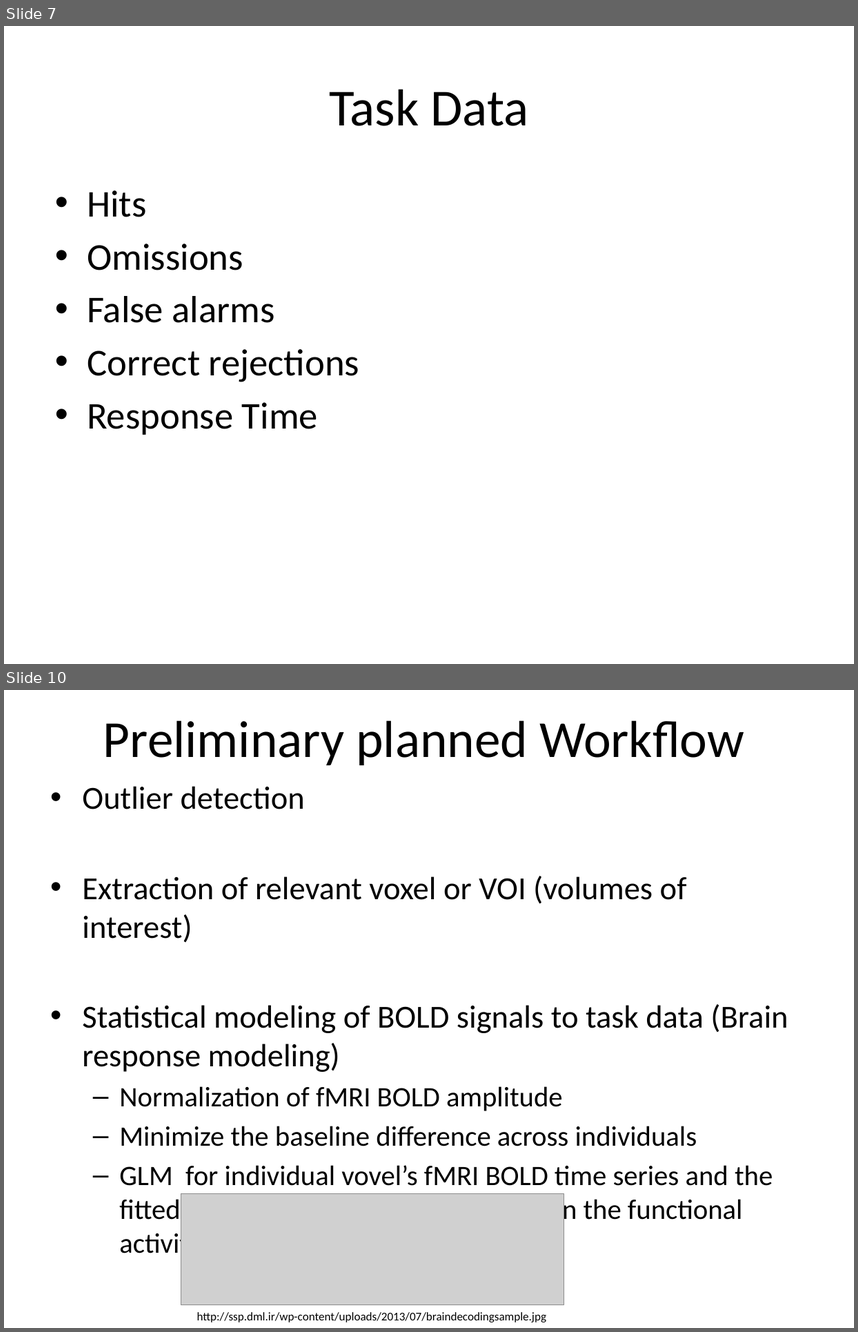
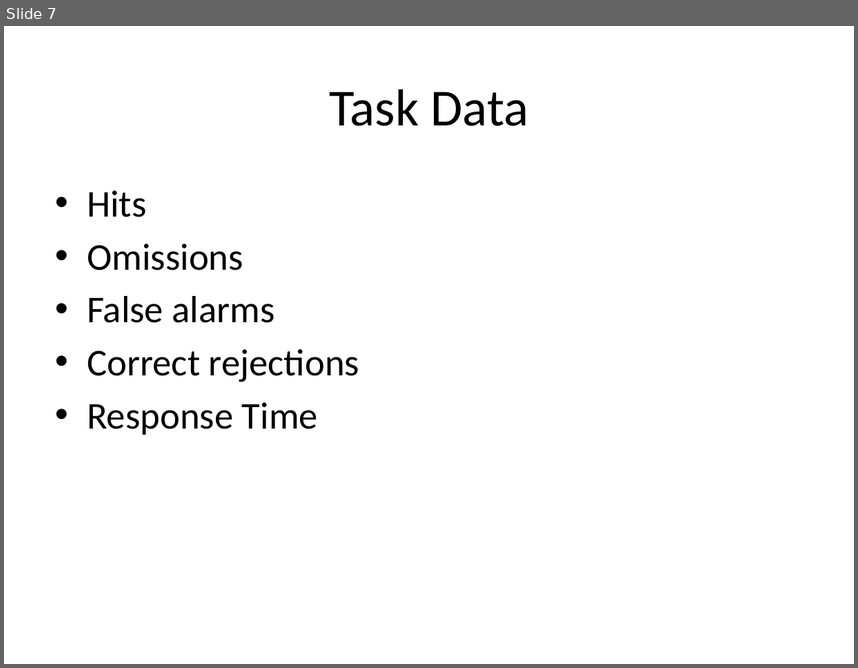
Before and after one commit to psych-214-fall-2016/project-blue, a slide deck: project-blue.pptx. Shown one above the other, each under a label of ours: slides 7 and 10 before the commit, slide 7 after it; the slides between them are not shown. The pictures are 858x1332 and 858x668 pixels, drawn with LibreOffice and Linux fonts; fonts in the diff are those of the drawing; grey boxes stand for pictures. Boxes give left, top, right and bottom in pixels: in the first picture for what was removed or moved away, otherwise in the second. Text is boxed around its words. In the diff, an @@ line names an element or a change of style, - is before the commit and + after.

```diff
--- a/project-blue.pptx
+++ b/project-blue.pptx
@@ slide 10 removed at <box>4,690,854,1328</box>, background #FFFFFF @@
@@ title removed at <box>103,720,744,765</box> @@
-Preliminary planned Workflow
@@ text removed at <box>82,786,788,1260</box> @@
-• Outlier detection
-• Extraction of relevant voxel or VOI (volumes of interest)
-• Statistical modeling of BOLD signals to task data (Brain response modeling)
-  – Normalization of fMRI BOLD amplitude
-  – Minimize the baseline difference across individuals
-  – GLM for individual vovel’s fMRI BOLD time series and the fitted parameters will be used to explain the functional activities of voxels.
@@ picture removed at <box>181,1193,564,1304</box> @@
@@ text removed at <box>197,1312,547,1322</box> @@
-http://ssp.dml.ir/wp-content/uploads/2013/07/braindecodingsample.jpg
```
Also in this commit, not shown: 5 slides changed, 5 slides added.
